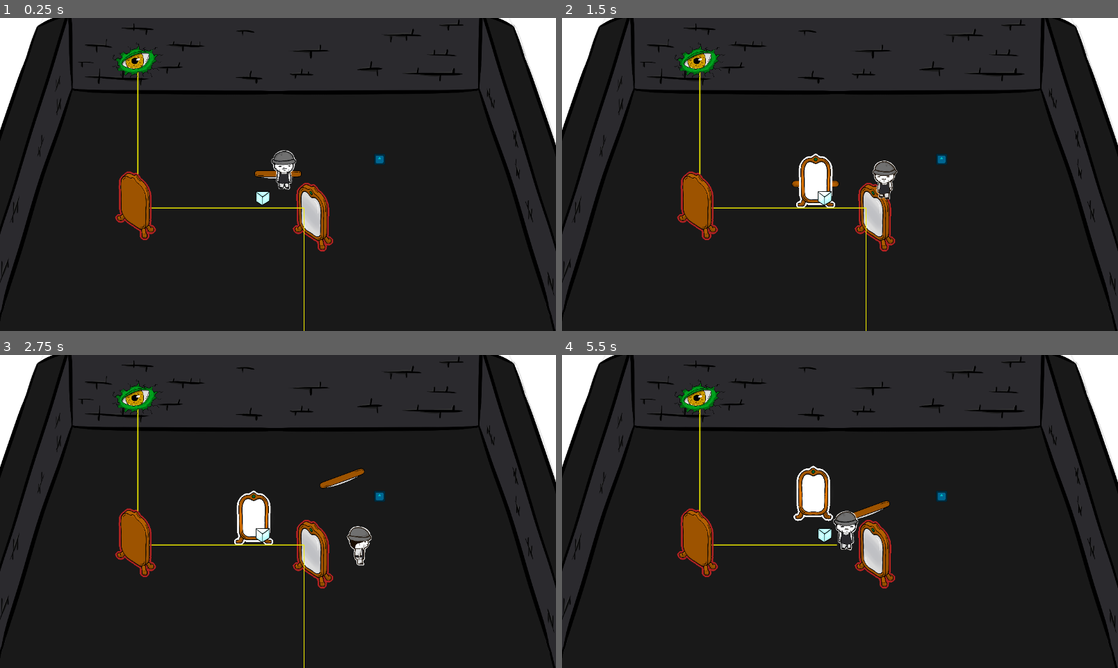
Above: before the commit, frames 1-4 (two rows, left to right).
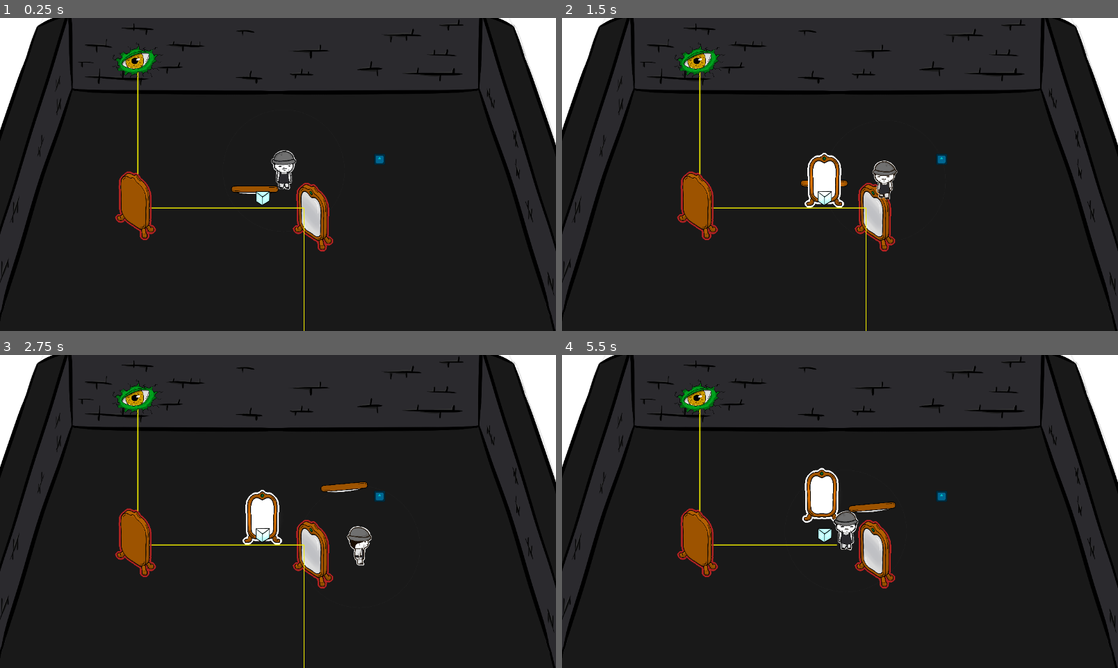
Above: after the commit, the same moments.

Repository: londek/bazylustra
Game: Godot game, scene res://scenes/levels/level.tscn
Two runs of this game, one before a commit and one after it. Both use one fixed random seed, a clock stepped at 60 frames per second and the inputs below. The engine's default icon, where the game draws it, is replaced by a stand-in: a white triangle on a blue panel in a dark square.
Inputs (mouse positions are in pixels of both pictures, inside the frame that each line leads up to):
- Up to frame 1 (0.25 s): no input
- Up to frame 2 (1.5 s): move the mouse to (962, 158) at 0.52 s; hold D (right) 0.53-1.28 s; right-click (962, 158) at 0.6 s; move the mouse to (728, 190) at 1.27 s; hold S (down) from 1.28 s (still down); click (728, 190) at 1.35 s
- Up to frame 3 (2.75 s): move the mouse to (333, 442) at 2.02 s; release S (down) at 2.03 s; hold D (right) from 2.03 s (still down); tap Mouse wheel up (rotate_left_little) at 2.1 s
- Up to frame 4 (5.5 s): move the mouse to (812, 574) at 2.77 s; release D (right) at 2.78 s; hold W (up) 2.78-3.53 s; tap Mouse wheel down (rotate_right_little) at 2.85 s; move the mouse to (1006, 558) at 3.52 s; hold A (left) 3.53-5.03 s; right-click (1006, 558) at 3.6 s; move the mouse to (673, 464) at 4.27 s; click (673, 464) at 4.35 s; move the mouse to (867, 511) at 5.02 s; hold S (down) from 5.03 s (still down); tap Mouse wheel up (rotate_left_little) at 5.1 s

The runs differ from the first frame. In frame 1, 0.3% of the frame differs, in the area x 41-55%, y 48-57%; in frame 2, 0.9%; in frame 3, 1.2%, in the area x 42-67%, y 36-61%; in frame 4, 1.1%.

Commit message:
feat: max range and circle

Diff:
--- a/scenes/objects/mirror_cursor.gd
+++ b/scenes/objects/mirror_cursor.gd
@@ -3,7 +3,7 @@
 
 signal place_mirror(rotation_deg: float, global_pos: Vector2, line: SegmentShape2D)
 var rotation_speed := 150
-var rotation_little_speed := 1200
+var rotation_little_speed := 300
 
 @onready var reflection: CollisionShape2D = $Reflection
 
--- a/scenes/player/player.gd
+++ b/scenes/player/player.gd
@@ -4,32 +4,32 @@
 const PLAYER_DOWN = preload("res://assets/player/player_down.png")
 const PLAYER_UP = preload("res://assets/player/player_up.png")
 
-
 const SPEED = 600.0
+const MIN_MIRROR_RANGE = 400.0
+const MAX_MIRROR_RANGE = 700.0
 
 var can_move := true
 var closest_mirror : Mirror
-
 
 @export var mirror_cursor: MirrorCursor
 
 @onready var animation_player: AnimationPlayer = $AnimationPlayer
 
+func _draw() -> void:
+	draw_circle(Vector2.ZERO, MAX_MIRROR_RANGE, Color(Color.WHITE, 0.03), false, 4)
 
 func _physics_process(delta: float) -> void:
 	if !can_move:
 		return
 
-	var mirror_cursor_direction := get_global_mouse_position() - global_position
-	var calculated_pos: Vector2 = global_position + mirror_cursor_direction.normalized() * 800
-	var mouse_pos: Vector2 = get_global_mouse_position()
-	if global_position.distance_to(mouse_pos) < global_position.distance_to(calculated_pos):
-		mirror_cursor.global_position = mouse_pos
+	var mouse_local_position := get_local_mouse_position()
+
+	if mouse_local_position.length() > MAX_MIRROR_RANGE:
+		mirror_cursor.global_position = global_position + mouse_local_position.normalized() * MAX_MIRROR_RANGE
+	elif mouse_local_position.length() < MIN_MIRROR_RANGE:
+		mirror_cursor.global_position = global_position + mouse_local_position.normalized() * MIN_MIRROR_RANGE
 	else:
-		mirror_cursor.global_position = calculated_pos
-	#mirror_cursor.global_position = calculated_pos if (calculated_pos.x + calculated_pos.y) / 2 < (mouse_pos.x + mouse_pos.y) / 2 else mouse_pos
-	#print(mirror_cursor_direction.normalized())
-	#mirror_cursor.global_position = calculated_pos
+		mirror_cursor.global_position = global_position + mouse_local_position
 
 
 	if get_tree().get_node_count_in_group("Mirror"):
@@ -48,9 +48,7 @@
 	if Input.is_action_just_pressed("delete") and closest_mirror != null:
 		closest_mirror.queue_free()
 
-
 	var direction := Input.get_vector("left", "right", "up", "down")
-
 
 	velocity = direction * SPEED
 
Not shown, changed: .gitignore
